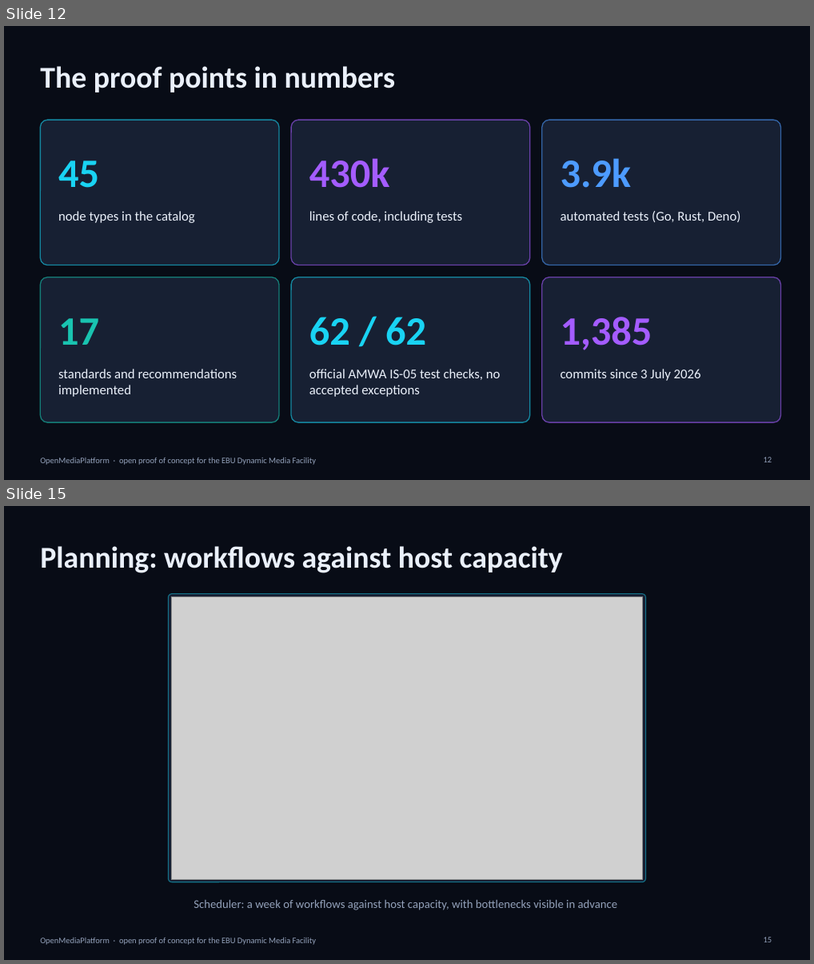
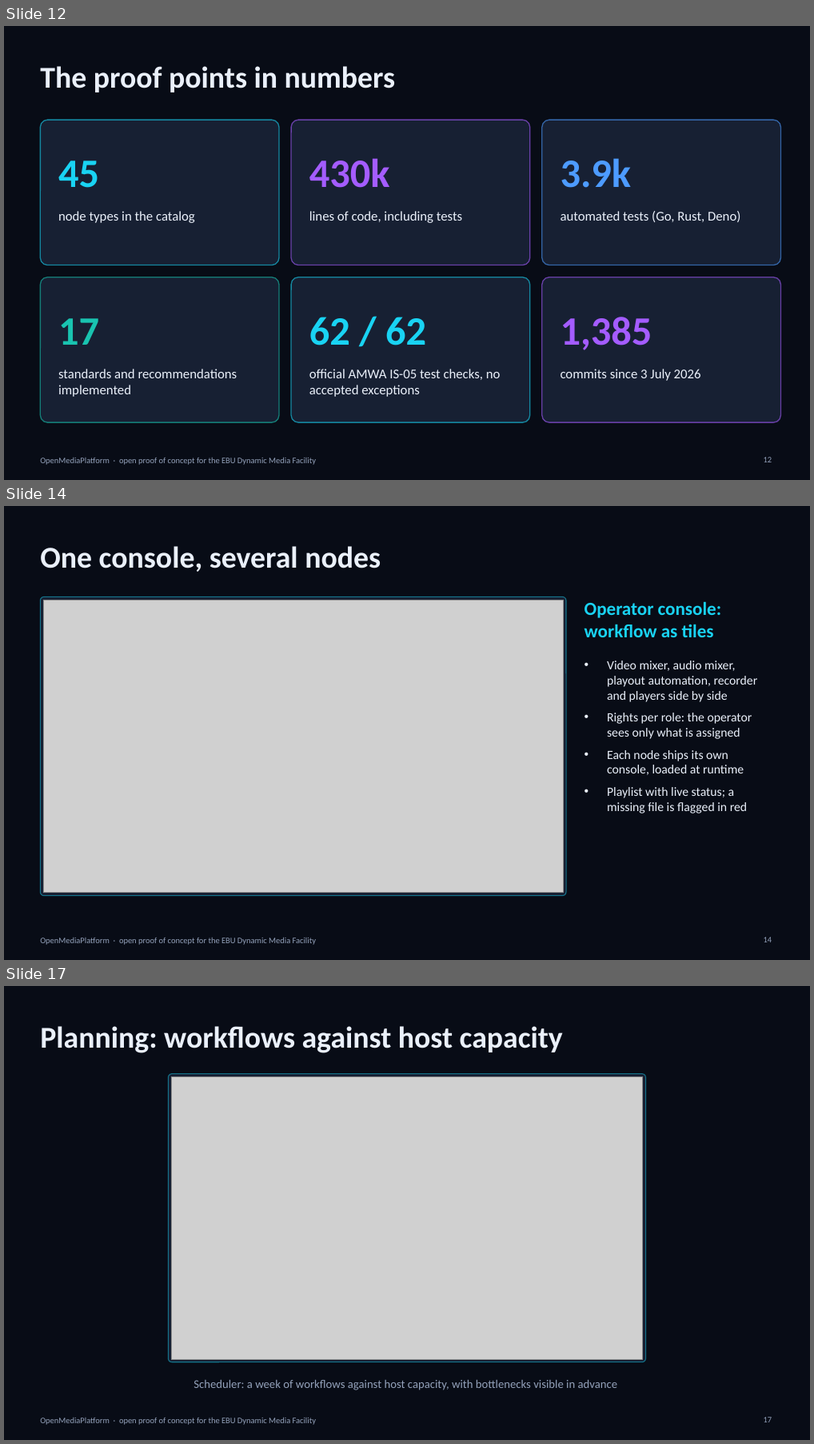
Before and after one commit to infantilo/open-media-platform, a slide deck: docs/ebu-diagrams/OMP-EBU-Presentation.pptx. Shown one above the other, each under a label of ours: slides 12 and 15 before the commit, slides 12, 14 and 17 after it; the slides between them are not shown. The pictures are 814x964 and 814x1444 pixels, drawn with LibreOffice and Linux fonts; fonts in the diff are those of the drawing; grey boxes stand for pictures. Boxes give left, top, right and bottom in pixels: in the first picture for what was removed or moved away, otherwise in the second. Text is boxed around its words. In the diff, an @@ line names an element or a change of style, - is before the commit and + after.

```diff
--- a/docs/ebu-diagrams/OMP-EBU-Presentation.pptx
+++ b/docs/ebu-diagrams/OMP-EBU-Presentation.pptx
@@ slide 14 added at (4,506,810,960), background #080C16; not listed: 1 template element that a slide beside it also shows @@
@@ title added at (40,546,381,572), 36 pt, text #EAF0FA, bold @@
+One console, several nodes
@@ rounded rectangle added at (40,596,566,896), fill #172033, outline #19D3F3 1 pt @@
@@ picture added at (43,600,563,892) @@
@@ text added at (585,601,722,637), 22 pt, text #19D3F3, bold @@
+Operator console: workflow as tiles
@@ text added at (607,660,758,813), 15 pt, text #EAF0FA @@
+• Video mixer, audio mixer, playout automation, recorder and players side by side
+• Rights per role: the operator sees only what is assigned
+• Each node ships its own console, loaded at runtime
+• Playlist with live status; a missing file is flagged in red
@@ page number added at (764,936,773,942), 10 pt, text #93A1BA @@
+14
@@ what was slide 15 is now slide 17 @@
@@ page number at (764,1416,773,1422): text changed @@
-15
+17
```
Also in this commit, not shown: 3 slides changed, 1 other slide added, 1 other file.
